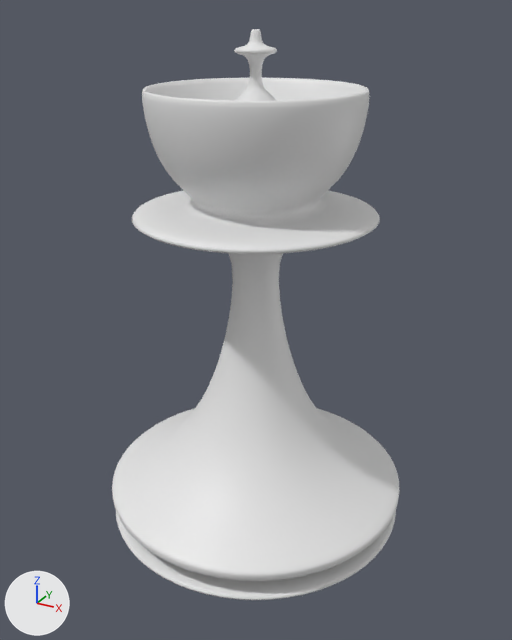
What one commit did to the Blender file 3course1semestr/VRAR/Prakt3Chess.blend.
Camera for both pictures: a 50 mm camera at (0.776, -1.41, 1.251) aimed at (0.011, -0.019, 0.556). The axes (+X, +Y, +Z) are drawn at lower left. The lights are the same throughout.
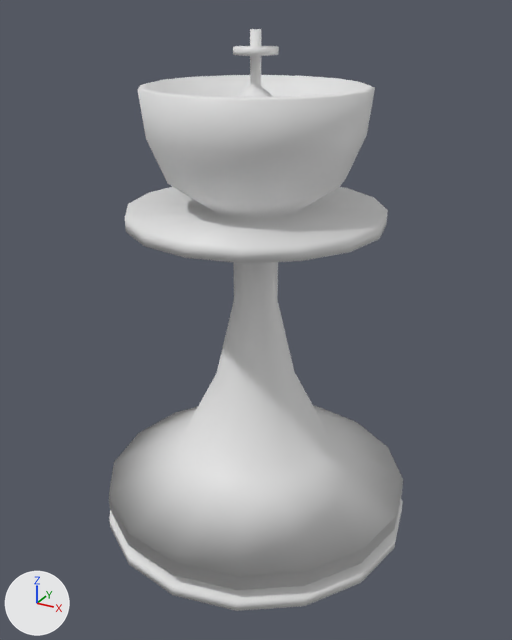
What differs and where, as boxes [x1, y1, x2, y2] in the pictures (512 x 640 px):
'Plane', reshaped, modifiers changed
    before: [112, 29, 400, 600]
    after: [109, 29, 403, 611]
part 1 of me_plane, added
    after: [109, 29, 403, 611]

What the commit changed:
me_plane is used by ob_plane; location (0.0, 0.0, 0.0).
me_plane had 33 vertices, 0 faces, 32 loose edges and spanned x 0.0..0.004, y -0.4..0.0, z 0.0..1.211.
me_plane now has 513 vertices, 512 faces and spans x -0.4..0.4, y -0.4..0.4, z 0.0..1.211.
me_plane part 1: 480 vertices added at x -0.4..0.4, y -0.37..0.4, z 0.0..1.211.
Object 'Plane' (ob_plane) loses its SCREW modifier named 'Screw'.
Object 'Plane' (ob_plane) loses its SUBSURF modifier named 'Subdivision'.
